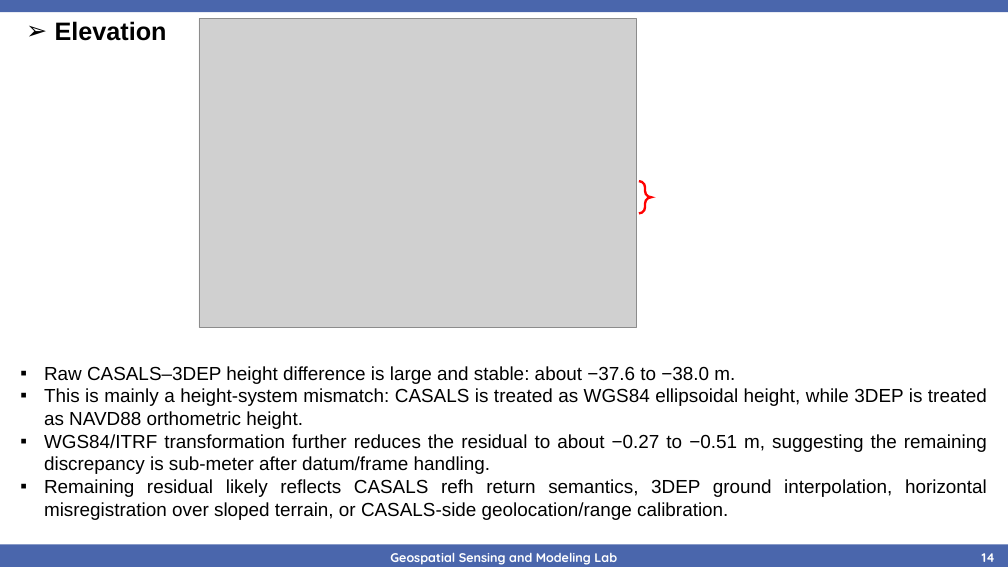
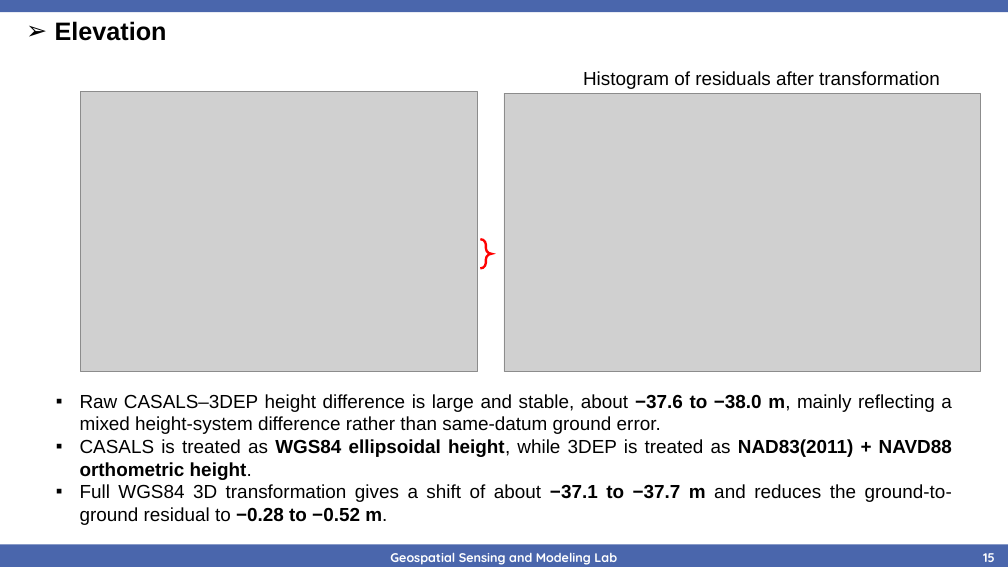
Before and after one commit to jgzhong99/CASALS, a slide deck: slide 15 of CASALS.pptx (slide 14 before the commit). Drawn at 1008x567 pixels with LibreOffice and Linux fonts; fonts in the diff are those of the drawing; grey boxes stand for pictures; background and template pictures are left out. Boxes give left, top, right and bottom in pixels: in the first picture for what was removed or moved away, otherwise in the second. Text is boxed around its words. In the diff, an @@ line names an element or a change of style, - is before the commit and + after.

```diff
--- a/CASALS.pptx
+++ b/CASALS.pptx
@@ text added at [583, 71, 940, 89], 18 pt, text #000000 @@
+Histogram of residuals after transformation
@@ picture: place and size @@
-picture at [199, 18, 636, 327]
+picture at [80, 91, 478, 372]
@@ picture added at [504, 93, 981, 371] @@
@@ right brace: place and size @@
-right brace at [639, 181, 651, 214]
+right brace at [480, 239, 492, 268]
@@ text at [80, 394, 952, 525]: text changed @@
-▪ Raw CASALS–3DEP height difference is large and stable: about −37.6 to −38.0 m.
-▪ This is mainly a height-system mismatch: CASALS is treated as WGS84 ellipsoidal height, while 3DEP is treated as NAVD88 orthometric height.
-▪ WGS84/ITRF transformation further reduces the residual to about −0.27 to −0.51 m, suggesting the remaining discrepancy is sub-meter after datum/frame handling.
-▪ Remaining residual likely reflects CASALS refh return semantics, 3DEP ground interpolation, horizontal misregistration over sloped terrain, or CASALS-side geolocation/range calibration.
+▪ Raw CASALS–3DEP height difference is large and stable, about −37.6 to −38.0 m, mainly reflecting a mixed height-system difference rather than same-datum ground error.
+▪ CASALS is treated as WGS84 ellipsoidal height, while 3DEP is treated as NAD83(2011) + NAVD88 orthometric height.
+▪ Full WGS84 3D transformation gives a shift of about −37.1 to −37.7 m and reduces the ground-to-ground residual to −0.28 to −0.52 m.
@@ page number at [983, 553, 995, 562]: text changed @@
-14
+15
```
Also in this commit, not shown: 2 other slides changed, 3 slides added, 3 slides removed, 21 other files.
